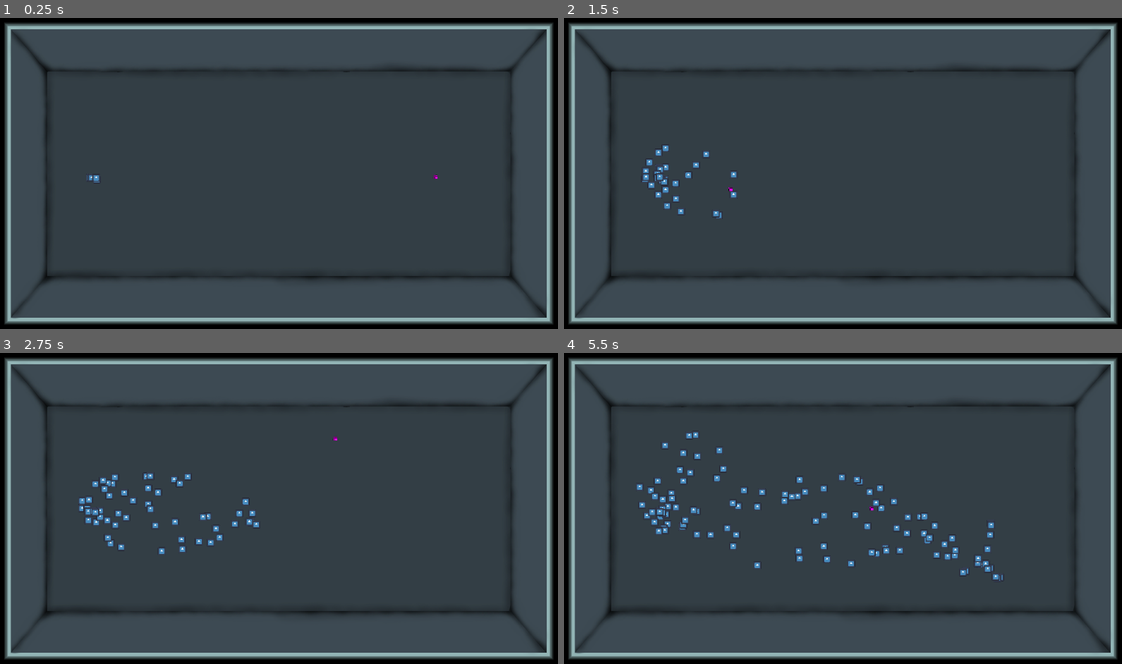
Above: before the commit, frames 1-4 (two rows, left to right).
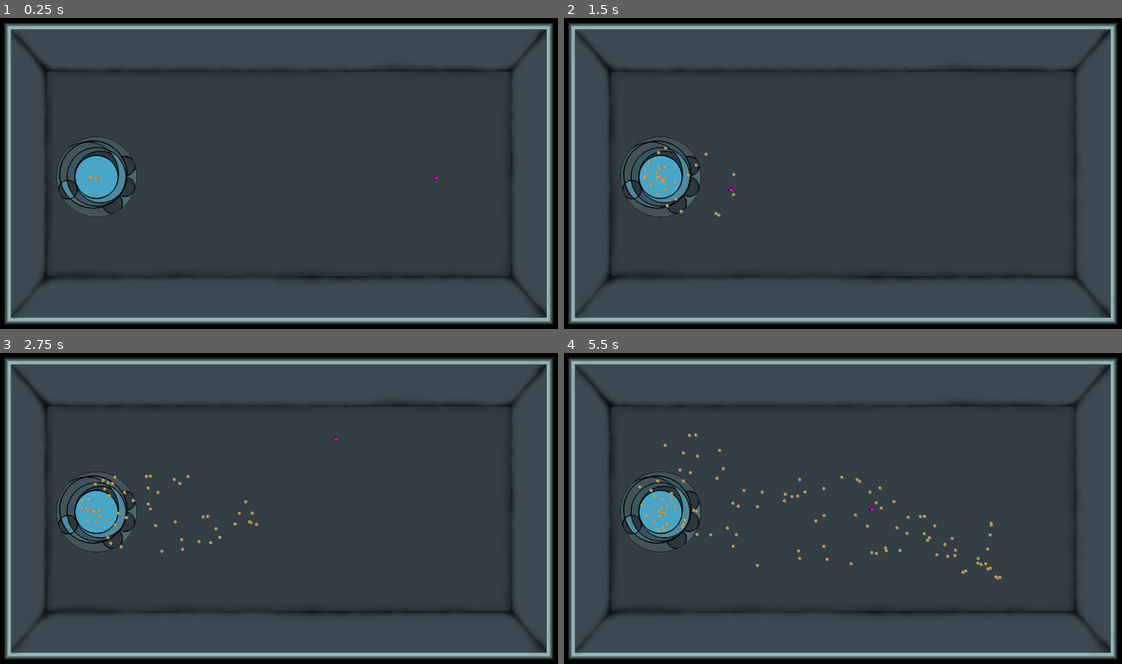
Above: after the commit, the same moments.

Repository: Nordtwig/specks-in-the-machine
Game: Godot game, scene res://main/main.tscn
Two runs of this game, one before a commit and one after it. Both use one fixed random seed, a clock stepped at 60 frames per second and the inputs below. The engine's default icon, where the game draws it, is replaced by a stand-in: a white triangle on a blue panel in a dark square.
Inputs (mouse positions are in pixels of both pictures, inside the frame that each line leads up to):
- Up to frame 1 (0.25 s): no input
- Up to frame 2 (1.5 s): tap Enter at 0.5 s; move the mouse to (965, 157) at 0.52 s; click (965, 157) at 0.6 s; move the mouse to (731, 189) at 1.27 s; click (731, 189) at 1.35 s
- Up to frame 3 (2.75 s): move the mouse to (334, 440) at 2.02 s; click (334, 440) at 2.1 s
- Up to frame 4 (5.5 s): move the mouse to (815, 570) at 2.77 s; click (815, 570) at 2.85 s; move the mouse to (1010, 555) at 3.52 s; click (1010, 555) at 3.6 s; move the mouse to (675, 461) at 4.27 s; click (675, 461) at 4.35 s; move the mouse to (870, 508) at 5.02 s; click (870, 508) at 5.1 s

The runs differ from the first frame. In frame 1, 1.9% of the frame differs, in the area x 9-25%, y 38-65%; in frame 2, 2.0%; in frame 3, 2.4%; in frame 4, 3.3%, in the area x 9-79%, y 25-74%.

Commit message:
added spawner and spec sprites

Diff:
--- a/spawner/spawner.tscn
+++ b/spawner/spawner.tscn
@@ -1,7 +1,8 @@
-[gd_scene load_steps=3 format=3 uid="uid://dja53r0rmssaf"]
+[gd_scene load_steps=4 format=3 uid="uid://dja53r0rmssaf"]
 
 [ext_resource type="Script" uid="uid://bqnvk2xn5k38f" path="res://spawner/spawner.gd" id="1_khvsl"]
 [ext_resource type="PackedScene" uid="uid://ddh8h3dt4n83j" path="res://speck/speck.tscn" id="2_nhote"]
+[ext_resource type="Texture2D" uid="uid://cronpxoe2sc7g" path="res://assets/spawner.png" id="3_0dhu7"]
 
 [node name="Spawner" type="Node2D"]
 script = ExtResource("1_khvsl")
@@ -11,3 +12,8 @@
 [node name="SpawnTimer" type="Timer" parent="."]
 wait_time = 0.5
 autostart = true
+
+[node name="Sprite2D" type="Sprite2D" parent="."]
+position = Vector2(0.999992, -0.999992)
+scale = Vector2(0.536, 0.536)
+texture = ExtResource("3_0dhu7")
--- a/speck/speck.tscn
+++ b/speck/speck.tscn
@@ -1,7 +1,7 @@
 [gd_scene load_steps=4 format=3 uid="uid://ddh8h3dt4n83j"]
 
-[ext_resource type="Texture2D" uid="uid://dshub20gjj26w" path="res://icon.svg" id="1_b521u"]
 [ext_resource type="Script" uid="uid://cu402vu6dcnr6" path="res://speck/speck.gd" id="1_fq5bw"]
+[ext_resource type="Texture2D" uid="uid://cdlulleywkxh" path="res://assets/speck.png" id="2_fq5bw"]
 
 [sub_resource type="CircleShape2D" id="CircleShape2D_du2q8"]
 
@@ -15,7 +15,7 @@
 
 [node name="Icon" type="Sprite2D" parent="."]
 scale = Vector2(0.125, 0.125)
-texture = ExtResource("1_b521u")
+texture = ExtResource("2_fq5bw")
 
 [node name="LifespanTimer" type="Timer" parent="."]
 wait_time = 10.0
Binary file added: assets/spawner.png
Not shown, added: assets/spawner.png.import
Binary file added: assets/speck-concept.png
Not shown, added: assets/speck-concept.png.import
Binary file added: assets/speck.png
Not shown, added: assets/speck.png.import
Not shown, added: assets/spawner.psd
Not shown, added: assets/speck-concept.psd
Not shown, added: assets/speck.psd
